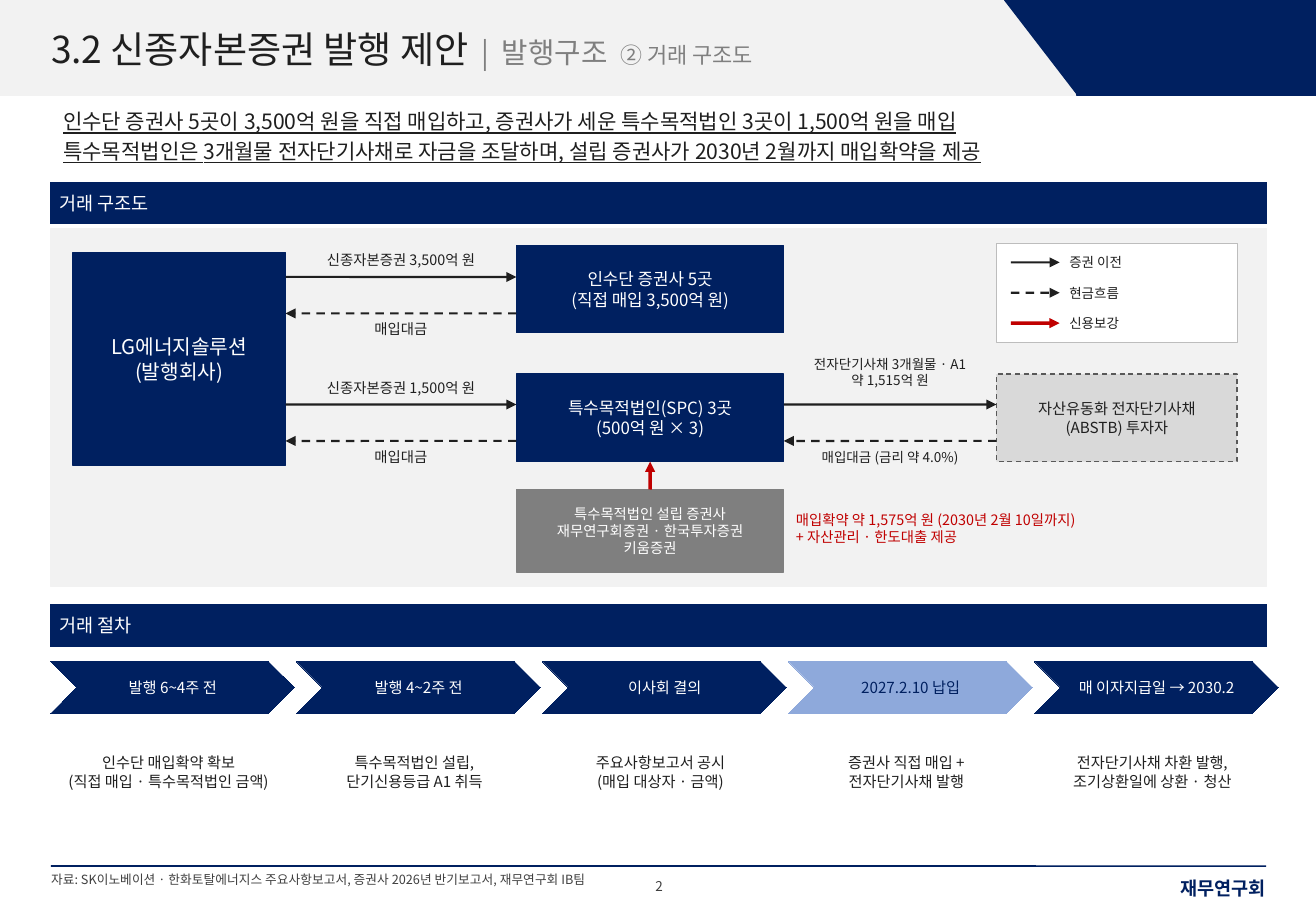
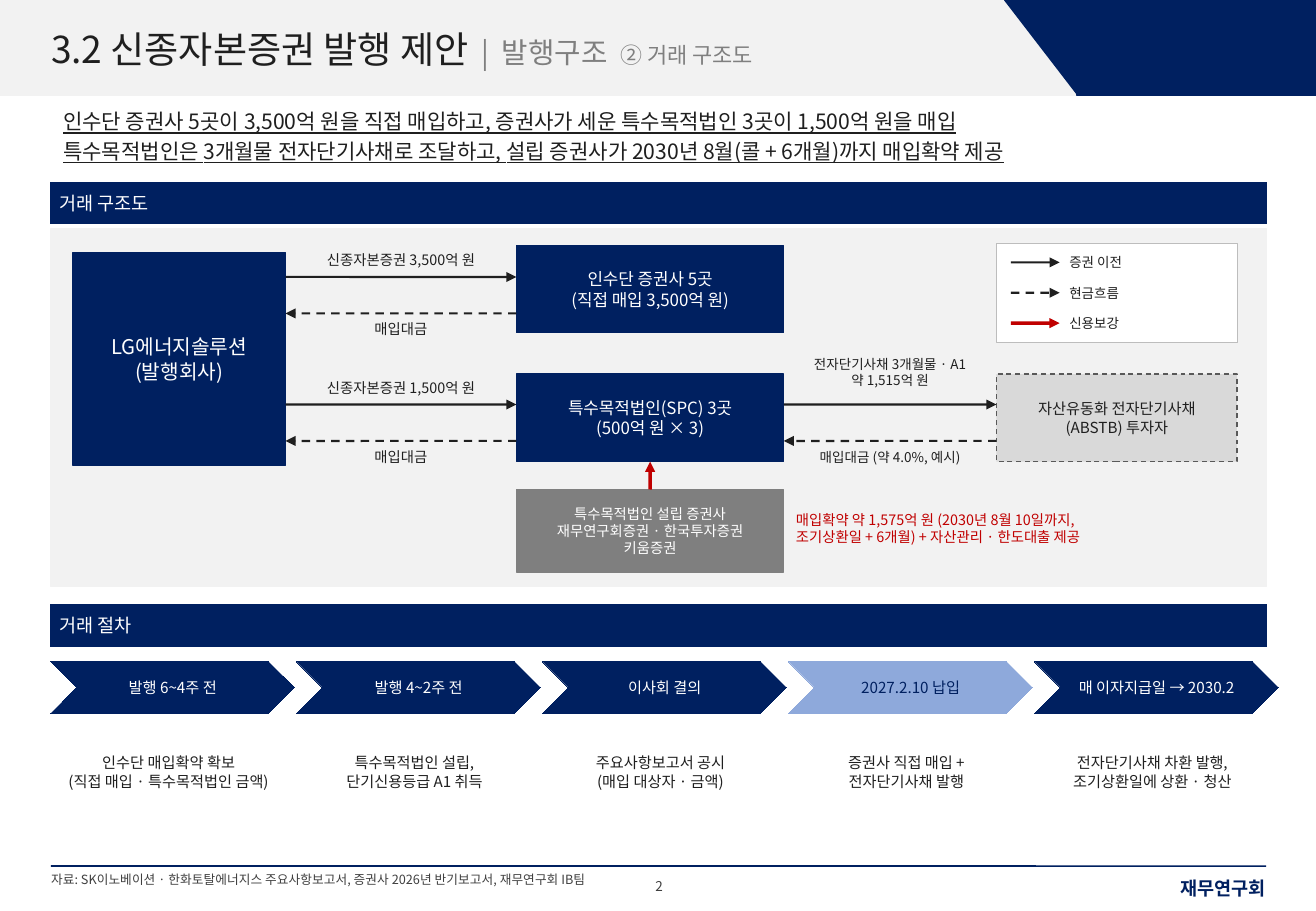
Before and after one commit to shy065542-rgb/SSHHYY, a slide deck: slide 2 of LGES_신종_발행구조_재무연구회양식.pptx. Drawn at 1316x911 pixels with LibreOffice and Linux fonts; fonts in the diff are those of the drawing. Boxes give left, top, right and bottom in pixels: in the first picture for what was removed or moved away, otherwise in the second. Text is boxed around its words. In the diff, an @@ line names an element or a change of style, - is before the commit and + after.

```diff
--- a/LGES_신종_발행구조_재무연구회양식.pptx
+++ b/LGES_신종_발행구조_재무연구회양식.pptx
@@ text at <box>63,141,1004,163</box>: text changed @@
-특수목적법인은 3개월물 전자단기사채로 자금을 조달하며, 설립 증권사가 2030년 2월까지 매입확약을 제공
+특수목적법인은 3개월물 전자단기사채로 조달하고, 설립 증권사가 2030년 8월(콜 + 6개월)까지 매입확약 제공
@@ text at <box>820,451,961,465</box>: text changed @@
-매입대금 (금리 약 4.0%)
+매입대금 (약 4.0%, 예시)
@@ text at <box>796,513,1080,545</box>: text changed @@
-매입확약 약 1,575억 원 (2030년 2월 10일까지)
-+ 자산관리 · 한도대출 제공
+매입확약 약 1,575억 원 (2030년 8월 10일까지,
+조기상환일 + 6개월) + 자산관리 · 한도대출 제공
```
Also in this commit, not shown: 6 other slides changed.
